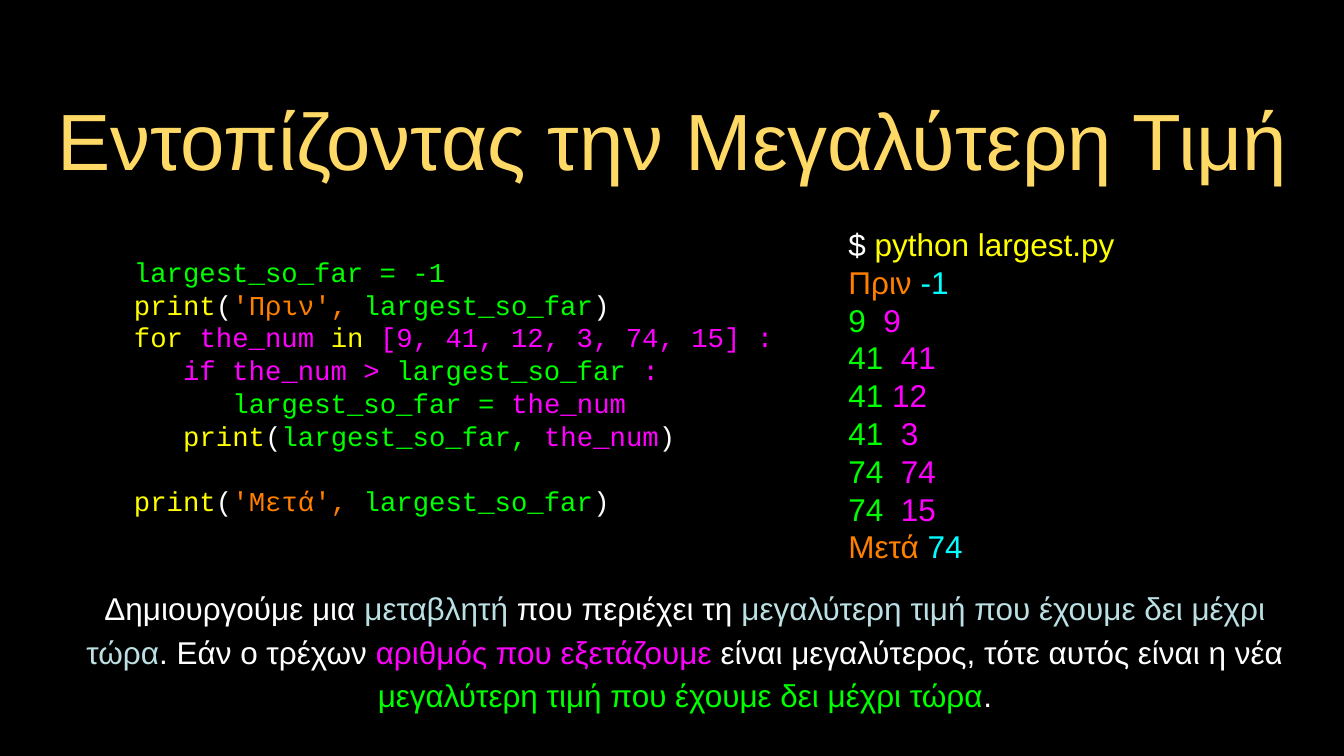
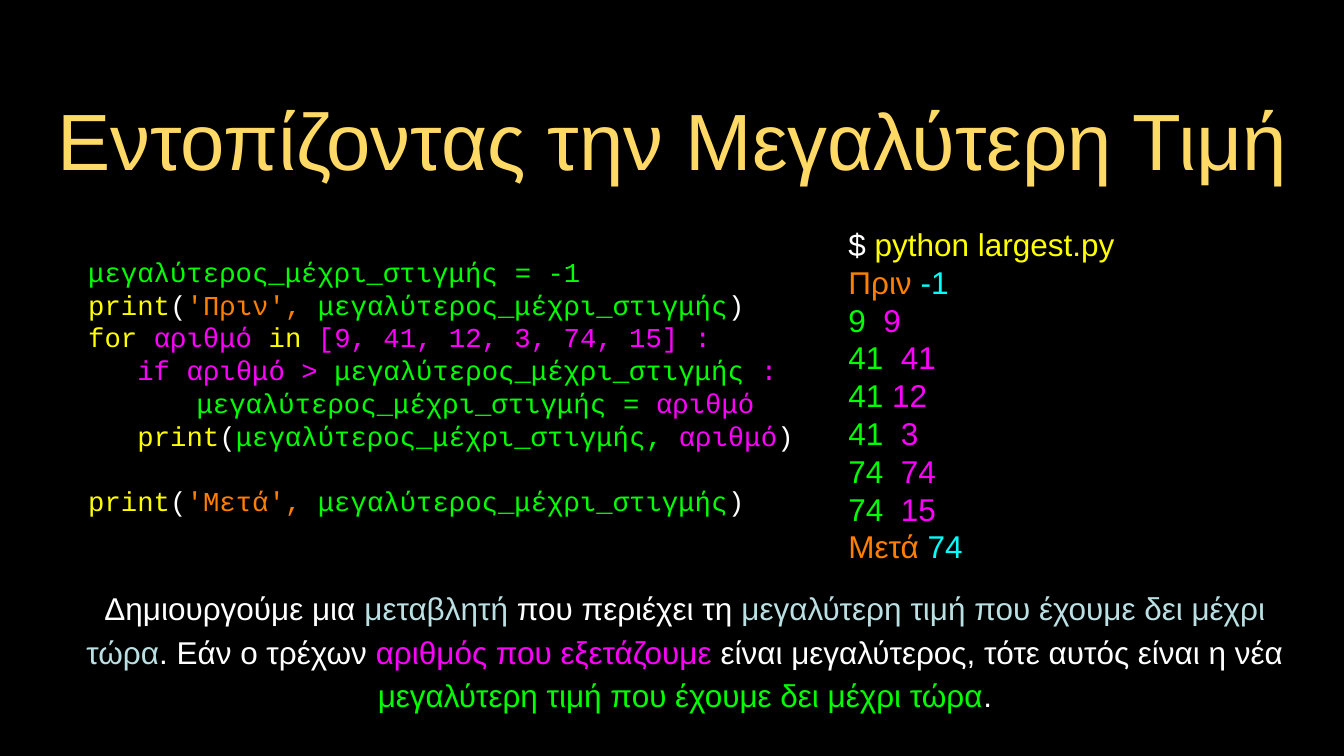
Before and after one commit to csev/py4e, a slide deck: slide 40 of lectures3/gr/Pythonlearn-05-Iterations.pptx. Drawn at 1344x756 pixels with LibreOffice and Linux fonts; fonts in the diff are those of the drawing. Boxes give left, top, right and bottom in pixels: in the first picture for what was removed or moved away, otherwise in the second. Text is boxed around its words. In the diff, an @@ line names an element or a change of style, - is before the commit and + after.

```diff
--- a/lectures3/gr/Pythonlearn-05-Iterations.pptx
+++ b/lectures3/gr/Pythonlearn-05-Iterations.pptx
@@ text at (88,263,794,517): text changed @@
-largest_so_far = -1
-print('Πριν', largest_so_far)
-for the_num in [9, 41, 12, 3, 74, 15] :
-if the_num > largest_so_far :
-largest_so_far = the_num
-print(largest_so_far, the_num)
-print('Μετά', largest_so_far)
+μεγαλύτερος_μέχρι_στιγμής = -1
+print('Πριν', μεγαλύτερος_μέχρι_στιγμής)
+for αριθμό in [9, 41, 12, 3, 74, 15] :
+if αριθμό > μεγαλύτερος_μέχρι_στιγμής :
+μεγαλύτερος_μέχρι_στιγμής = αριθμό
+print(μεγαλύτερος_μέχρι_στιγμής, αριθμό)
+print('Μετά', μεγαλύτερος_μέχρι_στιγμής)
```
Also in this commit, not shown: 24 other slides changed, 9 other files.
